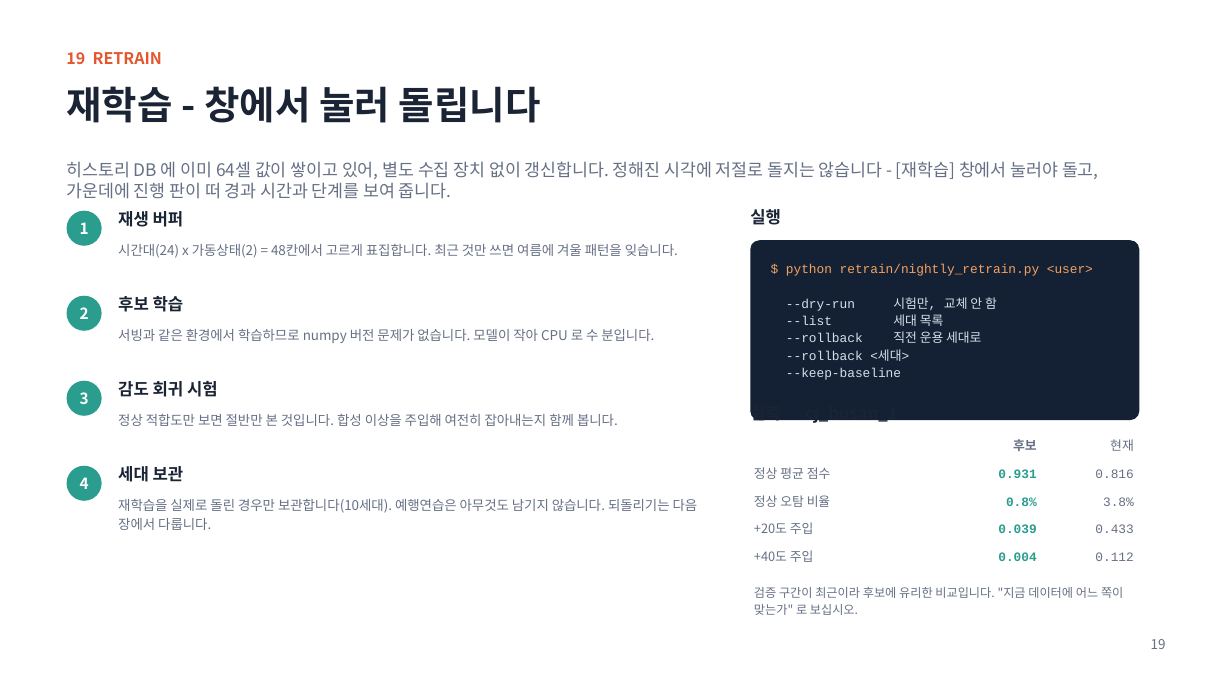
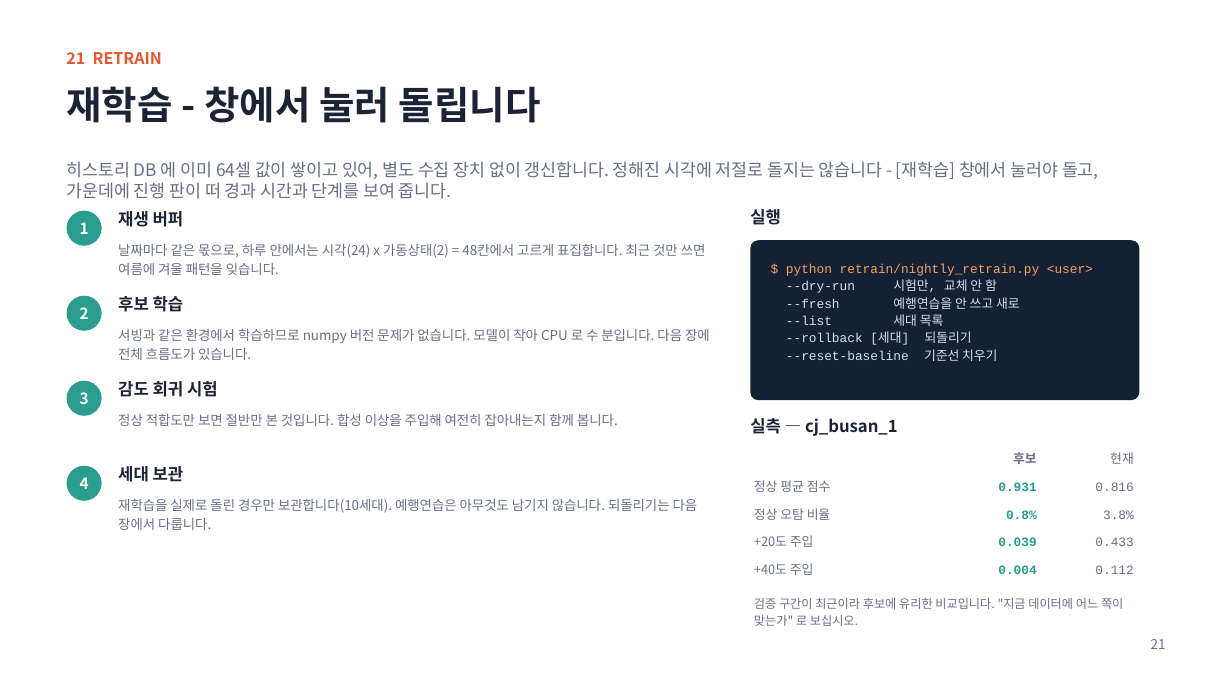
Before and after one commit to oskwon65/MultiModal_FireCam, a slide deck: slide 22 of 멀티모달_화재감지_모니터링_설치매뉴얼.pptx (slide 20 before the commit). Drawn at 1232x693 pixels with LibreOffice and Linux fonts; fonts in the diff are those of the drawing. Boxes give left, top, right and bottom in pixels: in the first picture for what was removed or moved away, otherwise in the second. Text is boxed around its words. In the diff, an @@ line names an element or a change of style, - is before the commit and + after.

```diff
--- a/멀티모달_화재감지_모니터링_설치매뉴얼.pptx
+++ b/멀티모달_화재감지_모니터링_설치매뉴얼.pptx
@@ text at bbox=[66, 52, 162, 64]: text changed @@
-19 RETRAIN
+21 RETRAIN
@@ text at bbox=[118, 244, 706, 275]: text changed @@
-시간대(24) x 가동상태(2) = 48칸에서 고르게 표집합니다. 최근 것만 쓰면 여름에 겨울 패턴을 잊습니다.
+날짜마다 같은 몫으로, 하루 안에서는 시각(24) x 가동상태(2) = 48칸에서 고르게 표집합니다. 최근 것만 쓰면 여름에 겨울 패턴을 잊습니다.
@@ rounded rectangle: place and size @@
-rounded rectangle at bbox=[750, 240, 1140, 421]
+rounded rectangle at bbox=[750, 240, 1140, 400]
@@ text at bbox=[786, 297, 1020, 309]: paragraph added @@
+--fresh 예행연습을 안 쓰고 새로
@@ text at bbox=[118, 329, 710, 360]: text changed @@
-서빙과 같은 환경에서 학습하므로 numpy 버전 문제가 없습니다. 모델이 작아 CPU 로 수 분입니다.
+서빙과 같은 환경에서 학습하므로 numpy 버전 문제가 없습니다. 모델이 작아 CPU 로 수 분입니다. 다음 장에 전체 흐름도가 있습니다.
@@ text at bbox=[786, 331, 997, 361]: text changed @@
---rollback 직전 운용 세대로
---rollback <세대>
---keep-baseline
+--rollback [세대] 되돌리기
+--reset-baseline 기준선 치우기
@@ 4 texts: place and size @@
-4 texts at bbox=[754, 495, 1134, 615]
+4 texts at bbox=[754, 508, 1134, 626]
@@ 12 texts: place and size @@
-12 texts at bbox=[750, 402, 1134, 562]
+12 texts at bbox=[750, 418, 1134, 575]
@@ text at bbox=[1151, 639, 1166, 649]: text changed @@
-19
+21
```
Also in this commit, not shown: 11 other slides changed, 4 slides added, 46 other files.
